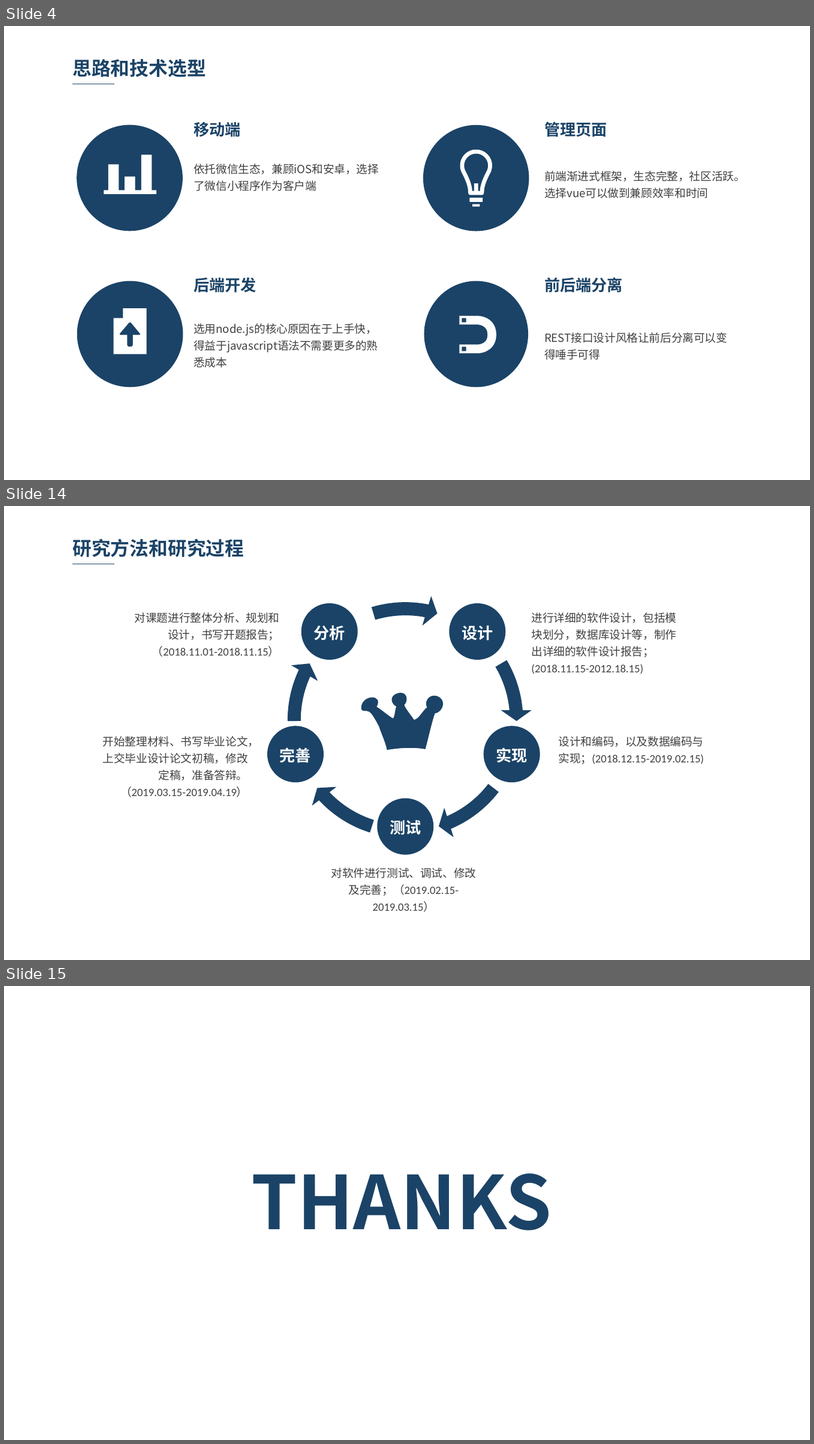
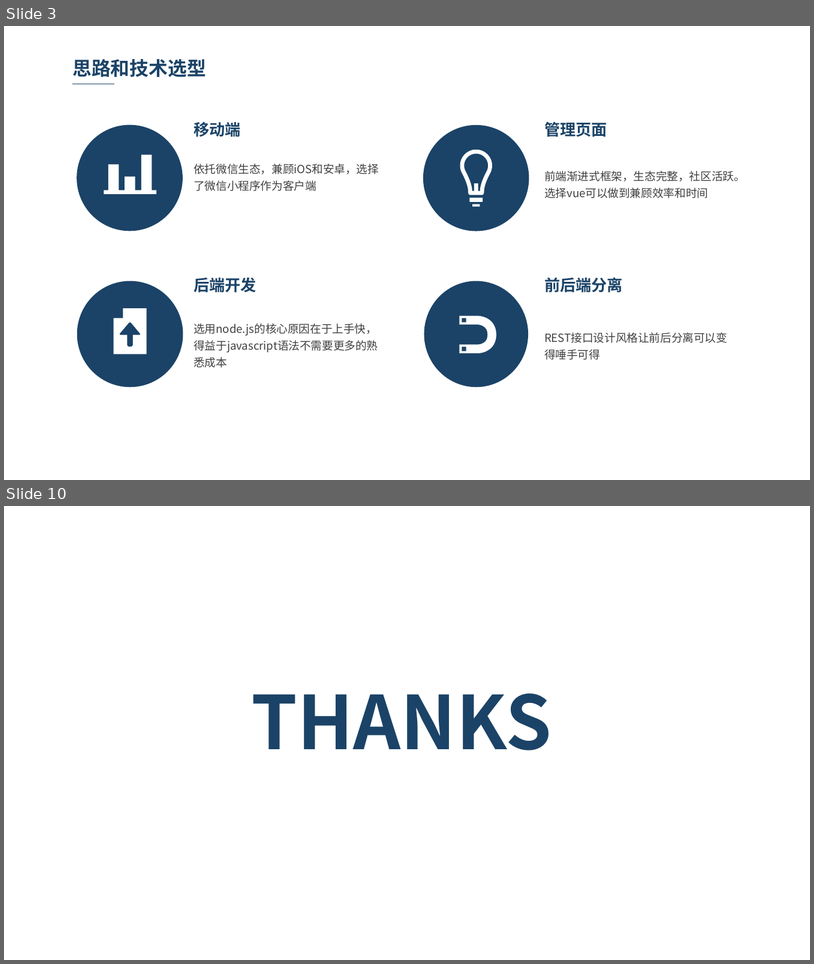
Before and after one commit to yaun369/Second-hand-transaction, a slide deck: 论文答辩.pptx. Shown one above the other, each under a label of ours: slides 4, 14 and 15 before the commit, slides 3 and 10 after it; the slides between them are not shown. The pictures are 814x1444 and 814x964 pixels, drawn with LibreOffice and Linux fonts; fonts in the diff are those of the drawing; background and template pictures are left out. Boxes give left, top, right and bottom in pixels: in the first picture for what was removed or moved away, otherwise in the second. Text is boxed around its words. In the diff, an @@ line names an element or a change of style, - is before the commit and + after.

```diff
--- a/论文答辩.pptx
+++ b/论文答辩.pptx
@@ slide 14 removed at (4, 506, 810, 960), background picture (left out) @@
@@ text removed at (72, 538, 244, 557) @@
-研究方法和研究过程
@@ line removed from (72, 564) to (114, 564) @@
@@ freeform shape removed at (279, 593, 532, 846) @@
@@ freeform shape removed at (279, 593, 532, 846) @@
@@ freeform shape removed at (279, 593, 532, 846) @@
@@ freeform shape removed at (279, 593, 532, 846) @@
@@ freeform shape removed at (279, 593, 532, 846) @@
@@ text removed at (135, 612, 280, 657) @@
-对课题进行整体分析、规划和设计，书写开题报告；（2018.11.01-2018.11.15）
@@ ellipse removed at (302, 604, 358, 660) @@
@@ ellipse removed at (449, 604, 506, 660) @@
@@ text removed at (531, 612, 677, 674) @@
-进行详细的软件设计，包括模块划分，数据库设计等，制作出详细的软件设计报告；(2018.11.15-2012.18.15)
@@ text removed at (314, 625, 345, 640) @@
-分析
@@ text removed at (462, 625, 493, 640) @@
-设计
@@ freeform shape removed at (360, 690, 447, 750) @@
@@ text removed at (103, 736, 260, 797) @@
-开始整理材料、书写毕业论文，上交毕业设计论文初稿，修改定稿，准备答辩。（2019.03.15-2019.04.19）
@@ ellipse removed at (267, 726, 324, 783) @@
@@ ellipse removed at (484, 726, 540, 783) @@
@@ text removed at (559, 736, 704, 764) @@
-设计和编码，以及数据编码与实现；(2018.12.15-2019.02.15)
@@ text removed at (280, 747, 311, 763) @@
-完善
@@ text removed at (496, 747, 527, 763) @@
-实现
@@ ellipse removed at (377, 798, 434, 855) @@
@@ text removed at (390, 820, 421, 835) @@
-测试
@@ text removed at (332, 867, 477, 912) @@
-对软件进行测试、调试、修改及完善；（2019.02.15-2019.03.15）
@@ what was slide 4 is now slide 3 @@
@@ what was slide 15 is now slide 10 @@
```
Also in this commit, not shown: 2 slides changed, 5 slides added, 9 other slides removed, 2 other files.
